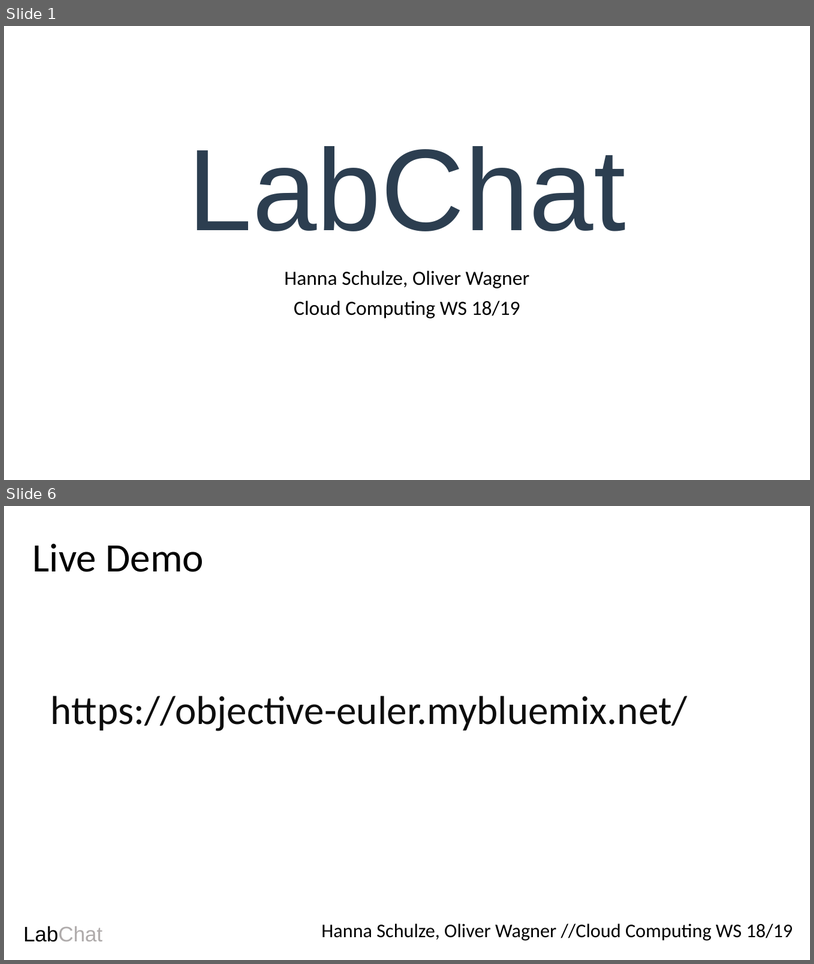
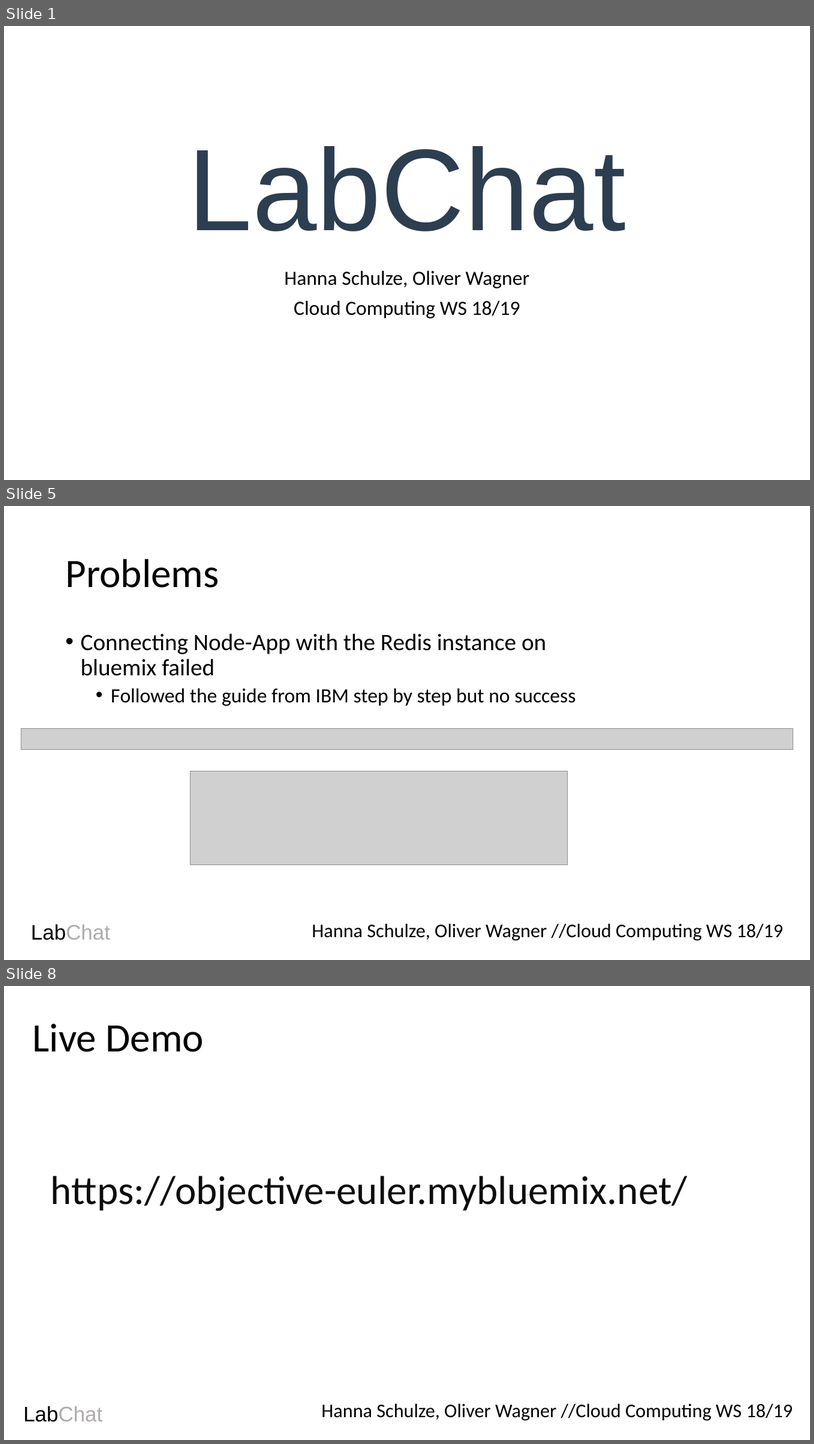
Before and after one commit to oliverwagner1989/CloudComputing_WS1718, a slide deck: Presentation LabChat - Exc 4.odp. Shown one above the other, each under a label of ours: slides 1 and 6 before the commit, slides 1, 5 and 8 after it; the slides between them are not shown. The pictures are 814x964 and 814x1444 pixels, drawn with LibreOffice and Linux fonts; fonts in the diff are those of the drawing; grey boxes stand for pictures. Boxes give left, top, right and bottom in pixels: in the first picture for what was removed or moved away, otherwise in the second. Text is boxed around its words. In the diff, an @@ line names an element or a change of style, - is before the commit and + after.

```diff
--- a/Presentation LabChat - Exc 4.odp
+++ b/Presentation LabChat - Exc 4.odp
@@ slide 5 added at (x1=4, y1=506, x2=810, y2=960), background #FFFFFF @@
@@ title added at (x1=65, y1=559, x2=219, y2=588), 48 pt, text #000000 @@
+Problems
@@ text added at (x1=81, y1=633, x2=576, y2=706), 28 pt, text #000000 @@
+• Connecting Node-App with the Redis instance on bluemix failed
+  • Followed the guide from IBM step by step but no success
@@ picture added at (x1=21, y1=729, x2=793, y2=749) @@
@@ picture added at (x1=191, y1=771, x2=568, y2=865) @@
@@ text added at (x1=31, y1=924, x2=110, y2=940), 25 pt, text #AFABAB @@
+LabChat
@@ text added at (x1=312, y1=923, x2=784, y2=940), 23 pt, text #000000 @@
+Hanna Schulze, Oliver Wagner //Cloud Computing WS 18/19
@@ what was slide 6 is now slide 8 @@
```
Also in this commit, not shown: 4 slides changed, 1 other slide added, 1 other file.
